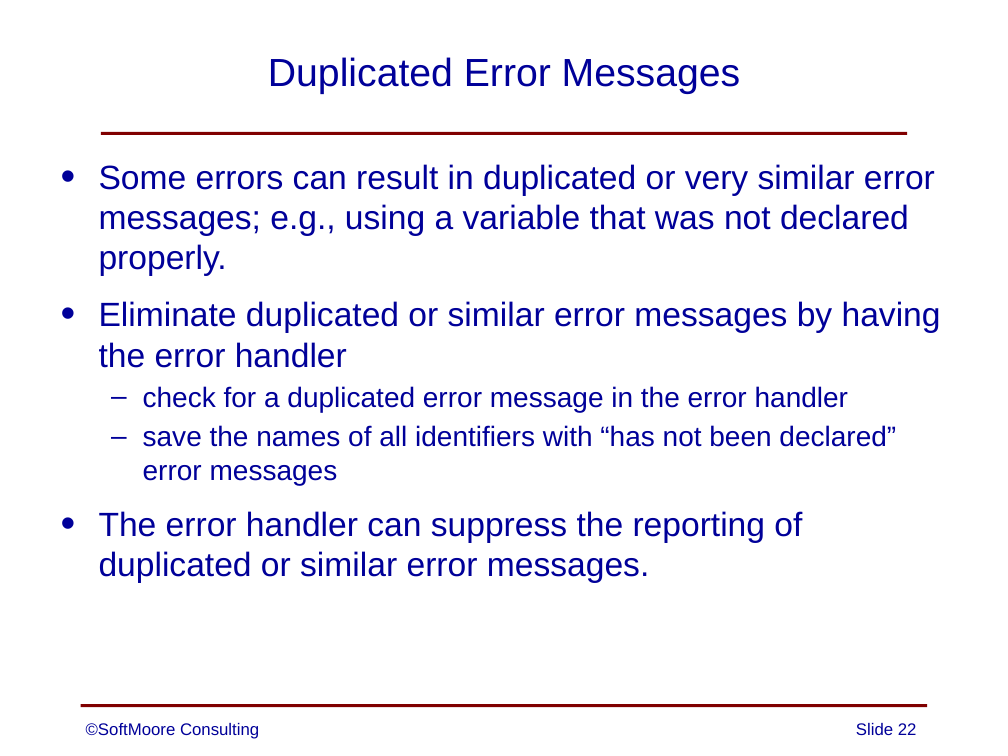
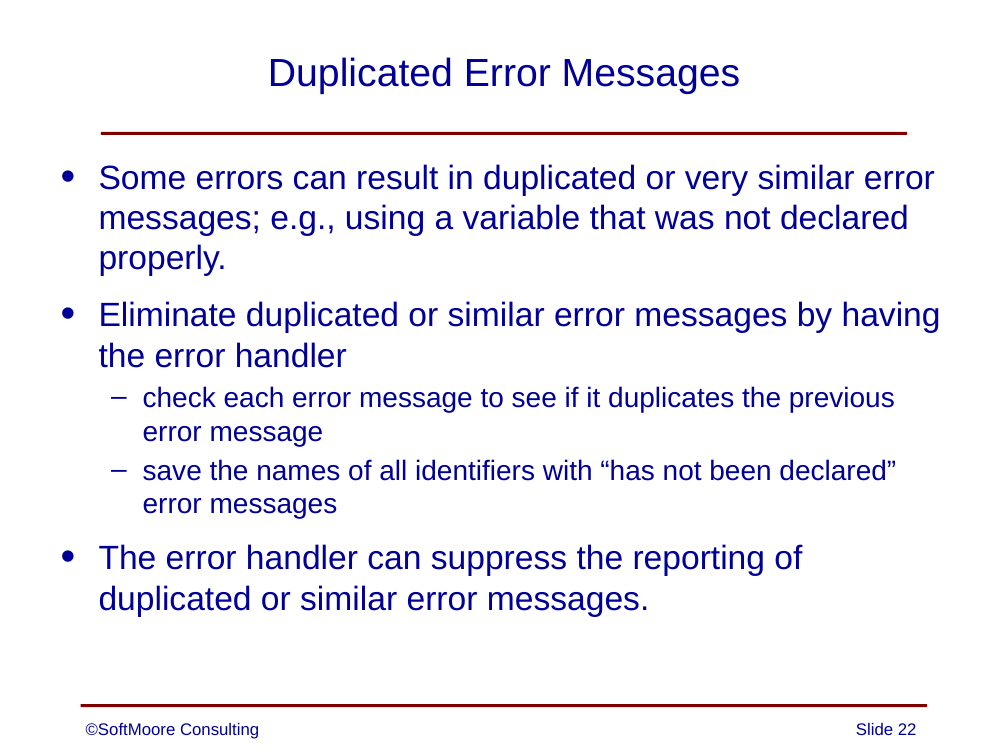
Before and after one commit to SoftMoore/CPRL-Kt-3rd, a slide deck: slide 22 of PowerPoints/07 - Error Handling.pptx. Drawn at 1008x756 pixels with LibreOffice and Linux fonts; fonts in the diff are those of the drawing. Boxes give left, top, right and bottom in pixels: in the first picture for what was removed or moved away, otherwise in the second. Text is boxed around its words. In the diff, an @@ line names an element or a change of style, - is before the commit and + after.

```diff
--- a/PowerPoints/07 - Error Handling.pptx
+++ b/PowerPoints/07 - Error Handling.pptx
@@ text at [143, 386, 895, 446]: text changed @@
-  – check for a duplicated error message in the error handler
+  – check each error message to see if it duplicates the previous error message
```
Also in this commit, not shown: 1 other slide changed.
